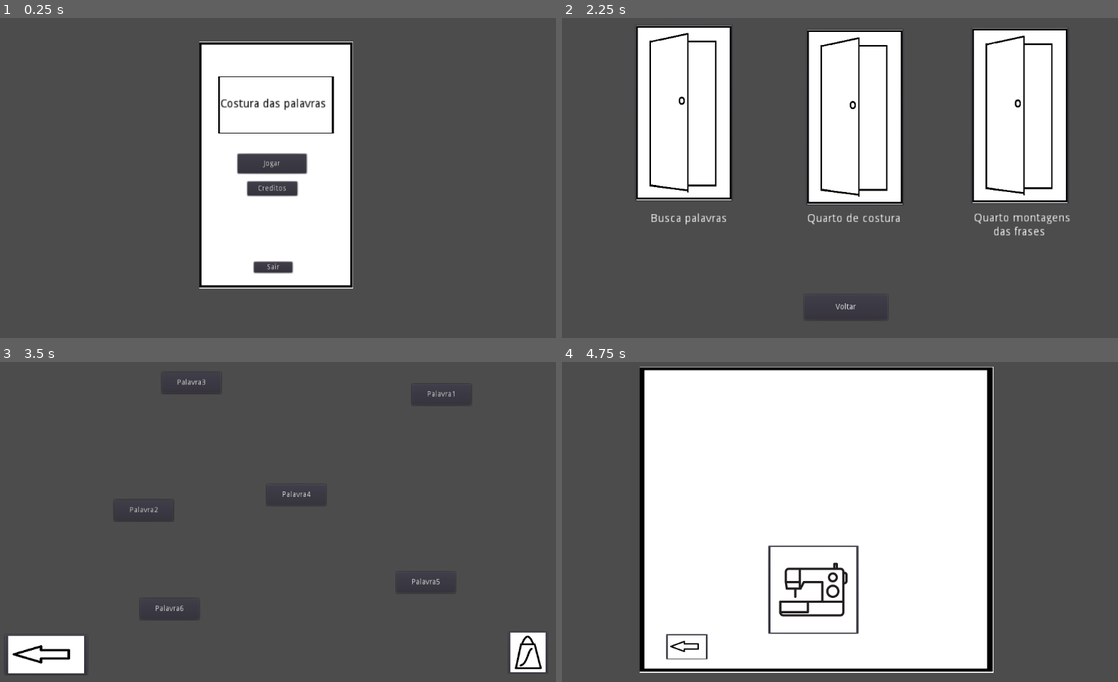
Above: before the commit, frames 1-4 (two rows, left to right).
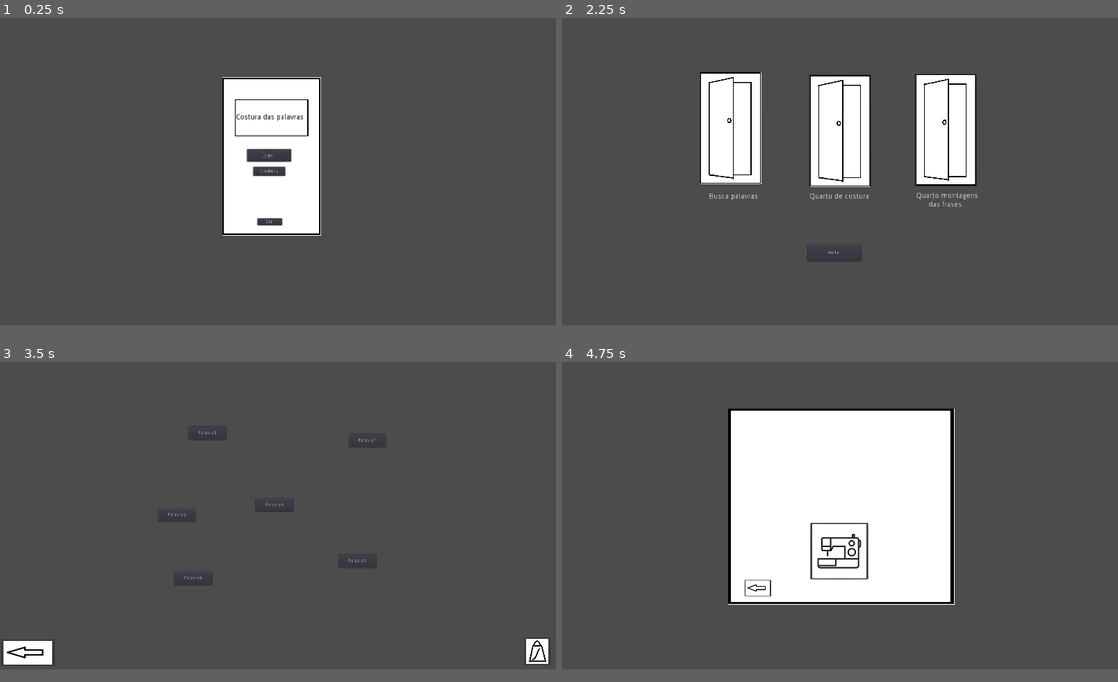
Above: after the commit, the same moments.

Repository: projeto-sertao-mundo/palavras
Game: Godot game, scene res://Cenas/CenasMenu/MenuPrincipal.tscn
Same seed, same stepped clock (60 frames per second), same inputs: the game is played once before the commit and once after it.
Inputs (mouse positions are in pixels of both pictures, inside the frame that each line leads up to; where the layout moved, square brackets give the same spot in the first picture):
- Up to frame 1 (0.25 s): no input
- Up to frame 2 (2.25 s): click "Jogar" at 0.5 s; click "Voltar" at 1.25 s; click "Jogar" at 2 s
- Up to frame 3 (3.5 s): click (166, 477) [122, 458] at 2.75 s
- Up to frame 4 (4.75 s): click (589, 666) [606, 656] at 3.5 s; click (840, 480) [856, 461] at 4.25 s
The window is 800x468 before the commit and 800x450 after it. Grey fills any space a smaller window leaves; there, only what the larger window draws over its background counts as a difference.

The runs differ from the first frame. In frame 1, 15% of the frame differs, in the area x 35-64%, y 7-85%; in frame 2, 29%; in frame 3, 2.4%; in frame 4, 38%, in the area x 13-78%, y 1-98%.

Commit message:
TesteResolucao

Diff:
--- a/game/Cenas/CenasJogaveis/BuscaPalavras.tscn
+++ b/game/Cenas/CenasJogaveis/BuscaPalavras.tscn
@@ -11,7 +11,7 @@
 script = ExtResource( 1 )
 
 [node name="Palavra1" type="KinematicBody2D" parent="."]
-position = Vector2( 758.52, 50.8857 )
+position = Vector2( 1002.52, 222.886 )
 script = ExtResource( 5 )
 __meta__ = {
 "_edit_group_": true
@@ -27,7 +27,7 @@
 }
 
 [node name="Palavra2" type="KinematicBody2D" parent="."]
-position = Vector2( 210.443, 264.462 )
+position = Vector2( 454.443, 436.462 )
 script = ExtResource( 5 )
 __meta__ = {
 "_edit_group_": true
@@ -43,7 +43,7 @@
 }
 
 [node name="Palavra3" type="KinematicBody2D" parent="."]
-position = Vector2( 298.138, 29.3799 )
+position = Vector2( 542.138, 201.38 )
 script = ExtResource( 5 )
 __meta__ = {
 "_edit_group_": true
@@ -59,7 +59,7 @@
 }
 
 [node name="Palavra4" type="KinematicBody2D" parent="."]
-position = Vector2( 491.443, 235.96 )
+position = Vector2( 735.443, 407.96 )
 script = ExtResource( 5 )
 __meta__ = {
 "_edit_group_": true
@@ -75,7 +75,7 @@
 }
 
 [node name="Palavra5" type="KinematicBody2D" parent="."]
-position = Vector2( 729.793, 397.023 )
+position = Vector2( 973.793, 569.023 )
 script = ExtResource( 5 )
 __meta__ = {
 "_edit_group_": true
@@ -91,7 +91,7 @@
 }
 
 [node name="Palavra6" type="KinematicBody2D" parent="."]
-position = Vector2( 257.757, 446.143 )
+position = Vector2( 501.757, 618.143 )
 script = ExtResource( 5 )
 __meta__ = {
 "_edit_group_": true
@@ -107,10 +107,10 @@
 }
 
 [node name="Bolsa" type="Button" parent="."]
-margin_left = 935.796
-margin_top = 507.429
-margin_right = 1039.8
-margin_bottom = 617.429
+margin_left = 1509.8
+margin_top = 809.429
+margin_right = 1613.8
+margin_bottom = 919.429
 rect_scale = Vector2( 0.7, 0.7 )
 icon = ExtResource( 3 )
 __meta__ = {
@@ -119,10 +119,10 @@
 }
 
 [node name="Voltar" type="Button" parent="."]
-margin_left = 9.2692
-margin_top = 513.222
-margin_right = 161.269
-margin_bottom = 605.222
+margin_left = 5.2692
+margin_top = 815.222
+margin_right = 157.269
+margin_bottom = 907.222
 rect_scale = Vector2( 1, 0.8 )
 icon = ExtResource( 2 )
 __meta__ = {
@@ -131,6 +131,10 @@
 
 [node name="PalavrasPopUp" parent="." instance=ExtResource( 4 )]
 visible = false
+margin_left = 260.0
+margin_top = 102.0
+margin_right = 260.0
+margin_bottom = 102.0
 
 [node name="Node" type="Node" parent="."]
 script = ExtResource( 6 )
--- a/game/Cenas/CenasJogaveis/QuartoCostura.tscn
+++ b/game/Cenas/CenasJogaveis/QuartoCostura.tscn
@@ -11,15 +11,15 @@
 script = ExtResource( 5 )
 
 [node name="Sprite" type="Sprite" parent="."]
-position = Vector2( 468.63, 301.128 )
+position = Vector2( 803.124, 431.334 )
 scale = Vector2( 1.30407, 0.701479 )
 texture = ExtResource( 1 )
 
 [node name="MaquinaCostura" type="Button" parent="."]
-margin_left = 380.164
-margin_top = 349.14
-margin_right = 617.164
-margin_bottom = 580.14
+margin_left = 714.658
+margin_top = 479.346
+margin_right = 951.658
+margin_bottom = 710.346
 rect_scale = Vector2( 0.7, 0.7 )
 icon = ExtResource( 2 )
 __meta__ = {
@@ -27,10 +27,10 @@
 }
 
 [node name="Voltar2" type="Button" parent="."]
-margin_left = 191.881
-margin_top = 512.307
-margin_right = 343.881
-margin_bottom = 604.307
+margin_left = 526.375
+margin_top = 642.513
+margin_right = 678.375
+margin_bottom = 734.513
 rect_scale = Vector2( 0.5, 0.5 )
 icon = ExtResource( 3 )
 __meta__ = {
--- a/game/Cenas/CenasJogaveis/QuartoFrases.tscn
+++ b/game/Cenas/CenasJogaveis/QuartoFrases.tscn
@@ -10,40 +10,40 @@
 script = ExtResource( 4 )
 
 [node name="Fundo" type="Sprite" parent="."]
-position = Vector2( 491.511, 299.699 )
+position = Vector2( 819.979, 428.066 )
 scale = Vector2( 1.25218, 0.68836 )
 texture = ExtResource( 1 )
 
 [node name="FundoFrases" type="Sprite" parent="."]
-position = Vector2( 491.71, 249.406 )
+position = Vector2( 820.178, 377.773 )
 scale = Vector2( 1.12082, 0.481104 )
 texture = ExtResource( 1 )
 
 [node name="Frase1" type="Button" parent="."]
-margin_left = 230.0
-margin_top = 71.4002
-margin_right = 751.0
-margin_bottom = 116.4
+margin_left = 558.468
+margin_top = 199.767
+margin_right = 1079.47
+margin_bottom = 244.767
 text = "O sertão é _________"
 __meta__ = {
 "_edit_use_anchors_": false
 }
 
 [node name="Frase2" type="Button" parent="."]
-margin_left = 228.218
-margin_top = 137.327
-margin_right = 749.218
-margin_bottom = 182.327
+margin_left = 556.686
+margin_top = 265.694
+margin_right = 1077.69
+margin_bottom = 310.694
 text = "A vida no sertão é __________"
 __meta__ = {
 "_edit_use_anchors_": false
 }
 
 [node name="Bolsa" type="Button" parent="."]
-margin_left = 719.188
-margin_top = 500.435
-margin_right = 823.188
-margin_bottom = 610.435
+margin_left = 1047.66
+margin_top = 628.802
+margin_right = 1151.66
+margin_bottom = 738.802
 rect_scale = Vector2( 0.5, 0.5 )
 icon = ExtResource( 2 )
 __meta__ = {
@@ -51,10 +51,10 @@
 }
 
 [node name="Voltar" type="Button" parent="."]
-margin_left = 199.561
-margin_top = 493.558
-margin_right = 351.561
-margin_bottom = 585.558
+margin_left = 528.029
+margin_top = 621.925
+margin_right = 680.029
+margin_bottom = 713.925
 rect_scale = Vector2( 0.8, 0.6 )
 icon = ExtResource( 3 )
 __meta__ = {
--- a/game/Cenas/CenasMenu/Corredor.tscn
+++ b/game/Cenas/CenasMenu/Corredor.tscn
@@ -7,10 +7,10 @@
 script = ExtResource( 2 )
 
 [node name="Label" type="Label" parent="."]
-margin_left = 162.53
-margin_top = 370.417
-margin_right = 256.53
-margin_bottom = 384.417
+margin_left = 423.158
+margin_top = 518.742
+margin_right = 517.158
+margin_bottom = 532.742
 rect_scale = Vector2( 1.5, 1.5 )
 text = "Busca palavras"
 __meta__ = {
@@ -18,10 +18,10 @@
 }
 
 [node name="Label2" type="Label" parent="."]
-margin_left = 451.052
-margin_top = 370.417
-margin_right = 566.052
-margin_bottom = 384.417
+margin_left = 711.68
+margin_top = 518.742
+margin_right = 826.68
+margin_bottom = 532.742
 rect_scale = Vector2( 1.5, 1.5 )
 text = "Quarto de costura"
 __meta__ = {
@@ -29,10 +29,10 @@
 }
 
 [node name="Label3" type="Label" parent="."]
-margin_left = 758.472
-margin_top = 369.157
-margin_right = 881.472
-margin_bottom = 400.157
+margin_left = 1019.1
+margin_top = 517.482
+margin_right = 1142.1
+margin_bottom = 548.482
 rect_scale = Vector2( 1.5, 1.5 )
 text = "Quarto montagens
       das frases"
@@ -41,20 +41,20 @@
 }
 
 [node name="VoltarMenu" type="Button" parent="."]
-margin_left = 446.3
-margin_top = 519.52
-margin_right = 600.3
-margin_bottom = 566.52
+margin_left = 706.928
+margin_top = 667.845
+margin_right = 860.928
+margin_bottom = 714.845
 text = "Voltar"
 __meta__ = {
 "_edit_use_anchors_": false
 }
 
 [node name="PortaBuscaPalavras" type="Button" parent="."]
-margin_left = 135.0
-margin_top = 22.6652
-margin_right = 647.0
-margin_bottom = 832.665
+margin_left = 395.628
+margin_top = 170.99
+margin_right = 907.628
+margin_bottom = 980.99
 rect_scale = Vector2( 0.35, 0.4 )
 icon = ExtResource( 1 )
 __meta__ = {
@@ -62,10 +62,10 @@
 }
 
 [node name="PortaQuartoCostura" type="Button" parent="."]
-margin_left = 450.022
-margin_top = 30.6742
-margin_right = 962.022
-margin_bottom = 840.674
+margin_left = 710.65
+margin_top = 178.999
+margin_right = 1222.65
+margin_bottom = 988.999
 rect_scale = Vector2( 0.35, 0.4 )
 icon = ExtResource( 1 )
 __meta__ = {
@@ -73,10 +73,10 @@
 }
 
 [node name="PortaQuartoMontagens" type="Button" parent="."]
-margin_left = 754.366
-margin_top = 28.0045
-margin_right = 1266.37
-margin_bottom = 838.005
+margin_left = 1014.99
+margin_top = 176.329
+margin_right = 1527.0
+margin_bottom = 986.33
 rect_scale = Vector2( 0.35, 0.4 )
 icon = ExtResource( 1 )
 __meta__ = {
--- a/game/Cenas/CenasMenu/Creditos.tscn
+++ b/game/Cenas/CenasMenu/Creditos.tscn
@@ -14,15 +14,15 @@
 }
 
 [node name="Sprite" type="Sprite" parent="."]
-position = Vector2( 512.188, 324.407 )
+position = Vector2( 823.666, 439.56 )
 scale = Vector2( 0.964962, 0.356718 )
 texture = ExtResource( 1 )
 
 [node name="Voltar" type="Button" parent="."]
-margin_left = 426.0
-margin_top = 421.0
-margin_right = 558.0
-margin_bottom = 454.0
+margin_left = 737.479
+margin_top = 536.153
+margin_right = 869.479
+margin_bottom = 569.153
 text = "Voltar"
 __meta__ = {
 "_edit_use_anchors_": false
@@ -34,10 +34,10 @@
 anchor_top = 0.325
 anchor_right = 0.662
 anchor_bottom = 0.412
-margin_left = 0.935974
-margin_top = -1.52588e-05
-margin_right = -221.888
-margin_bottom = 26.8
+margin_left = 99.4
+margin_top = 13.5
+margin_right = -308.2
+margin_bottom = 16.2
 rect_scale = Vector2( 3, 3.338 )
 text = "Desenvolvedores
 "
@@ -51,10 +51,10 @@
 anchor_top = 0.324
 anchor_right = 0.188
 anchor_bottom = 0.428
-margin_left = 15.8482
-margin_top = -0.362881
-margin_right = 91.0872
-margin_bottom = 10.4131
+margin_left = 19.6237
+margin_top = -4.32161
+margin_right = 94.8627
+margin_bottom = 6.45437
 rect_scale = Vector2( 0.6, 0.6 )
 text = "  Camila Murta"
 __meta__ = {
@@ -67,10 +67,10 @@
 anchor_top = 0.486
 anchor_right = 0.188
 anchor_bottom = 0.59
-margin_left = 15.8482
-margin_top = -0.376183
-margin_right = 100.087
-margin_bottom = 10.3998
+margin_left = 19.6237
+margin_top = -4.33492
+margin_right = 103.863
+margin_bottom = 6.44107
 rect_scale = Vector2( 0.6, 0.6 )
 text = " Fernando Nigro"
 __meta__ = {
@@ -83,10 +83,10 @@
 anchor_top = 0.635
 anchor_right = 0.19
 anchor_bottom = 0.739
-margin_left = 15.6338
-margin_top = -0.345207
-margin_right = 95.5389
-margin_bottom = 10.4308
+margin_left = 19.4093
+margin_top = -4.30394
+margin_right = 99.3144
+margin_bottom = 6.47207
 rect_scale = Vector2( 0.6, 0.6 )
 text = "  Rafael Gomes"
 __meta__ = {
--- a/game/Cenas/CenasMenu/MenuPrincipal.tscn
+++ b/game/Cenas/CenasMenu/MenuPrincipal.tscn
@@ -4,11 +4,11 @@
 [ext_resource path="res://Scripts/ChangeScene.gd" type="Script" id=2]
 
 [node name="Main" type="Node2D"]
-position = Vector2( 508.606, 281.655 )
 script = ExtResource( 2 )
 path = "res://Cenas/CenasMenu/Corredor.tscn"
 
 [node name="Fundo" type="Sprite" parent="."]
+position = Vector2( 782, 414 )
 scale = Vector2( 0.565491, 0.565491 )
 texture = ExtResource( 1 )
 
@@ -20,10 +20,10 @@
 [node name="Nome" type="Label" parent="."]
 modulate = Color( 0, 0, 0, 1 )
 anchor_right = 1.0
-margin_left = -102.584
-margin_top = -122.6
-margin_right = 27.4164
-margin_bottom = -108.6
+margin_left = 679.416
+margin_top = 291.4
+margin_right = 809.416
+margin_bottom = 305.4
 rect_scale = Vector2( 1.5, 1.5 )
 text = "Costura das palavras"
 __meta__ = {
@@ -31,10 +31,10 @@
 }
 
 [node name="Jogar" type="Button" parent="."]
-margin_left = -70.5836
-margin_top = -21.3022
-margin_right = 56.4164
-margin_bottom = 14.6978
+margin_left = 711.416
+margin_top = 392.698
+margin_right = 838.416
+margin_bottom = 428.698
 rect_pivot_offset = Vector2( -623.631, -145.926 )
 text = "Jogar"
 __meta__ = {
@@ -42,10 +42,10 @@
 }
 
 [node name="Creditos" type="Button" parent="."]
-margin_left = -52.7108
-margin_top = 30.1523
-margin_right = 39.2892
-margin_bottom = 56.1523
+margin_left = 729.289
+margin_top = 444.152
+margin_right = 821.289
+margin_bottom = 470.152
 rect_pivot_offset = Vector2( -623.631, -145.926 )
 text = "Creditos"
 __meta__ = {
@@ -53,10 +53,10 @@
 }
 
 [node name="Sair" type="Button" parent="."]
-margin_left = -41.0929
-margin_top = 178.462
-margin_right = 29.9071
-margin_bottom = 198.462
+margin_left = 740.907
+margin_top = 592.462
+margin_right = 811.907
+margin_bottom = 612.462
 rect_pivot_offset = Vector2( -623.631, -145.926 )
 text = "Sair"
 __meta__ = {
@@ -64,20 +64,20 @@
 }
 
 [node name="Label" type="Label" parent="."]
-margin_left = -46.9203
-margin_top = -96.1549
-margin_right = -6.92026
-margin_bottom = -82.1549
+margin_left = 735.08
+margin_top = 317.845
+margin_right = 775.08
+margin_bottom = 331.845
 __meta__ = {
 "_edit_use_anchors_": false
 }
 
 [node name="CreditosPopUP" type="Control" parent="."]
 visible = false
-margin_left = -5.0
-margin_top = -1.0
-margin_right = -5.0
-margin_bottom = -1.0
+margin_left = 785.0
+margin_top = 417.0
+margin_right = 785.0
+margin_bottom = 417.0
 __meta__ = {
 "_edit_use_anchors_": false
 }
--- a/game/Cenas/CenasPrefab/BotaoPalavra.tscn
+++ b/game/Cenas/CenasPrefab/BotaoPalavra.tscn
@@ -1,10 +1,18 @@
-[gd_scene format=2]
+[gd_scene load_steps=2 format=2]
+
+[sub_resource type="RectangleShape2D" id=1]
+extents = Vector2( 38.7335, 10.1244 )
 
 [node name="Button" type="Button"]
-margin_right = 12.0
+margin_right = 42.0
 margin_bottom = 20.0
-rect_min_size = Vector2( 80, 30 )
 text = "Palavrinha"
 __meta__ = {
 "_edit_use_anchors_": false
 }
+
+[node name="Area2D" type="Area2D" parent="."]
+
+[node name="CollisionShape2D" type="CollisionShape2D" parent="Area2D"]
+position = Vector2( 38.4443, 10.2425 )
+shape = SubResource( 1 )
--- a/game/project.godot
+++ b/game/project.godot
@@ -23,6 +23,21 @@
 
 Global="*res://Scripts/GLOBAL.gd"
 
+[display]
+
+window/size/width=1600
+window/size/height=900
+window/stretch/mode="2d"
+window/stretch/aspect="expand"
+
+[input]
+
+Click={
+"deadzone": 0.5,
+"events": [ Object(InputEventMouseButton,"resource_local_to_scene":false,"resource_name":"","device":0,"alt":false,"shift":false,"control":false,"meta":false,"command":false,"button_mask":0,"position":Vector2( 0, 0 ),"global_position":Vector2( 0, 0 ),"factor":1.0,"button_index":1,"pressed":false,"doubleclick":false,"script":null)
+ ]
+}
+
 [rendering]
 
 environment/default_environment="res://default_env.tres"
Not shown, added: builds/ResolucaoTest.html
Not shown, added: builds/ResolucaoTest.js
Not shown, added: builds/ResolucaoTest.pck
Not shown, added: builds/ResolucaoTest.png
Not shown, added: builds/ResolucaoTest.wasm
Not shown, added: builds/favicon.png
